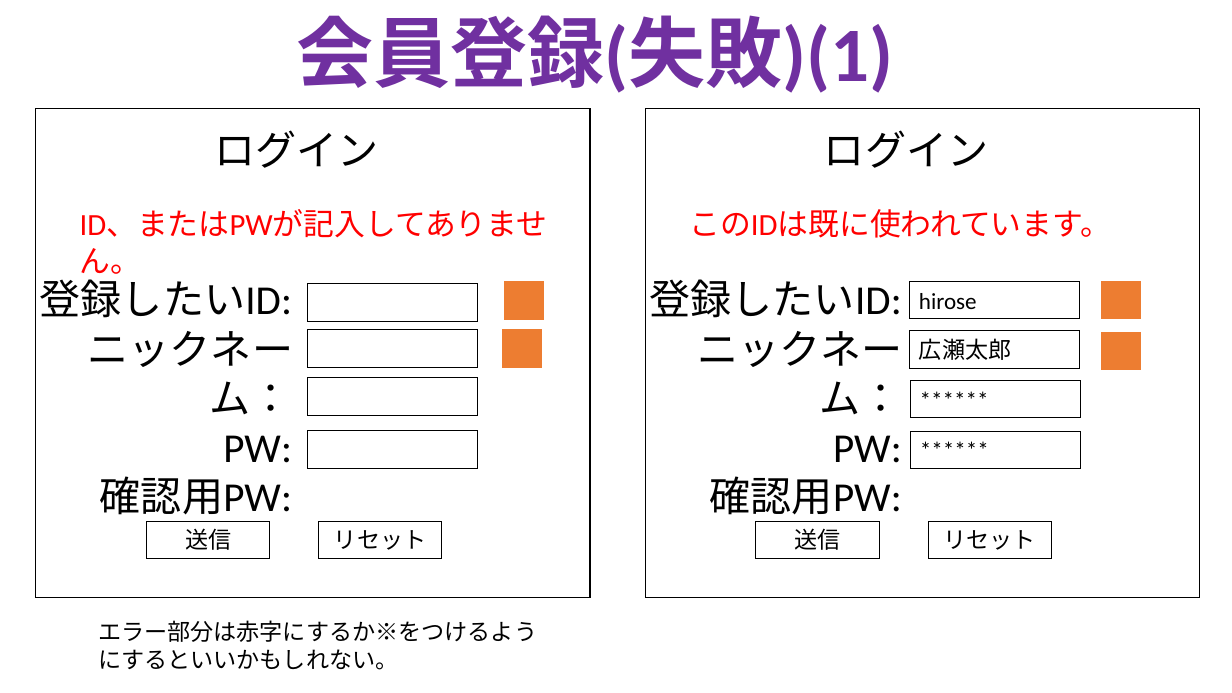
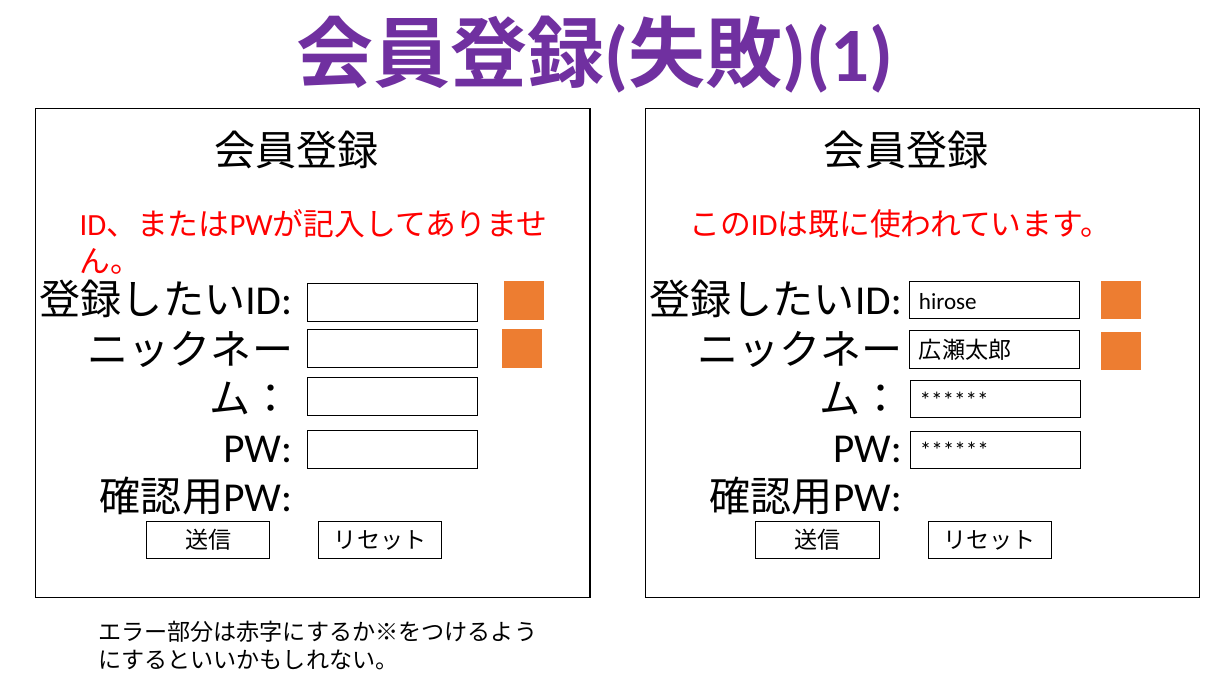
Before and after one commit to TakanoriOnuma/WebApplication, a slide deck: slide 3 of design/HTMLページ設計.pptx. Drawn at 1232x693 pixels with LibreOffice and Linux fonts; fonts in the diff are those of the drawing. Boxes give left, top, right and bottom in pixels: in the first picture for what was removed or moved away, otherwise in the second. Text is boxed around its words. In the diff, an @@ line names an element or a change of style, - is before the commit and + after.

Commit message:
ページの名前を修正
会員登録のページなのになぜかログインと書かれていたため、
そこを修正した。

```diff
--- a/design/HTMLページ設計.pptx
+++ b/design/HTMLページ設計.pptx
@@ text at [214, 130, 378, 169]: text changed @@
-ログイン
+会員登録
@@ text at [824, 130, 988, 169]: text changed @@
-ログイン
+会員登録
```
Also in this commit, not shown: 2 other slides changed.
